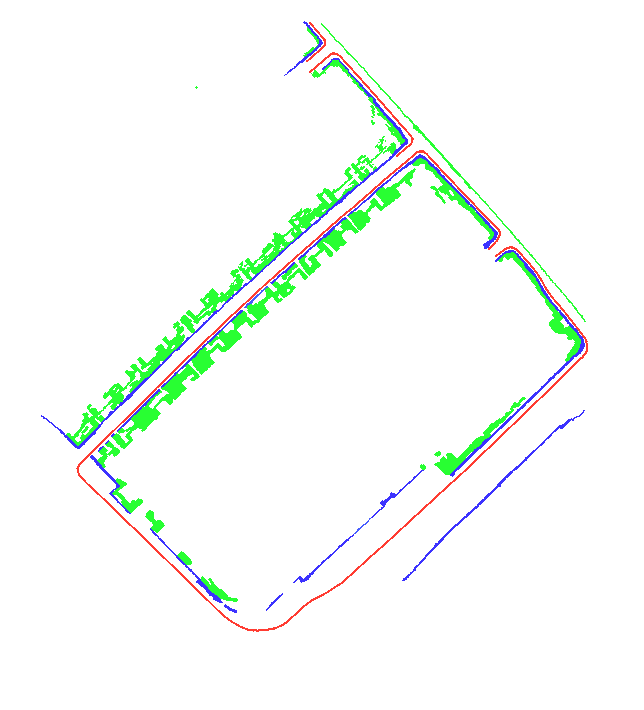
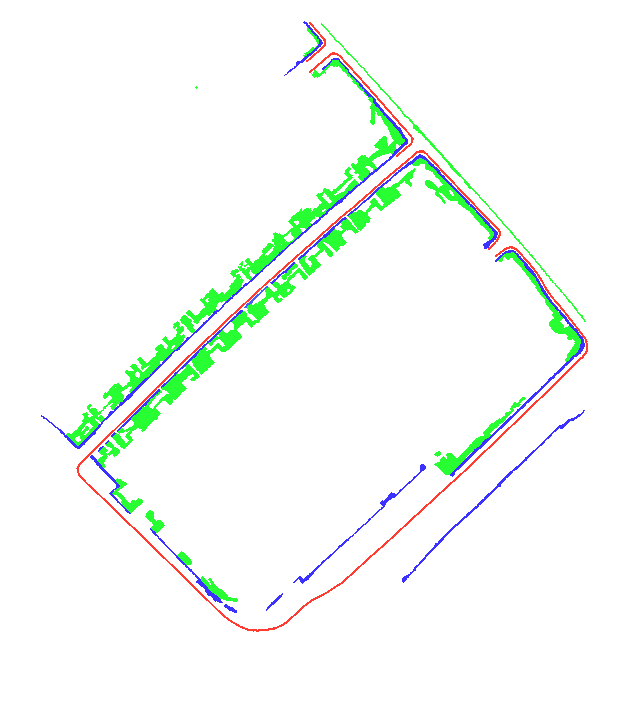
Revision of a layered 644px x 710px image; what changed, layer by layer:
painted on "01_mapImage0.5_GT.xcf" over (71, 61, 580, 609)
